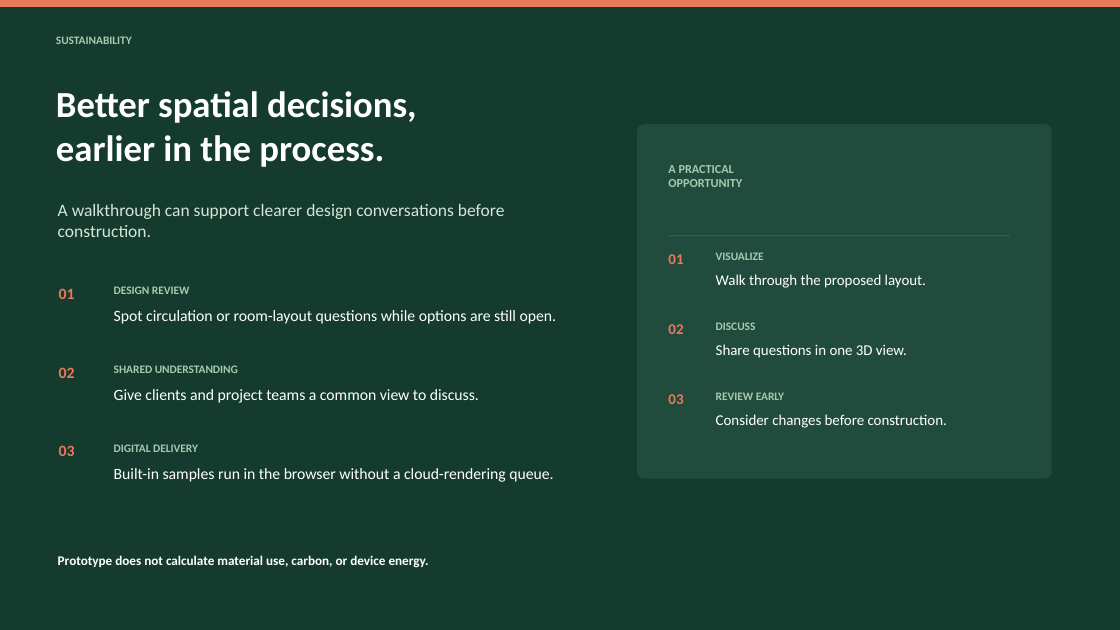
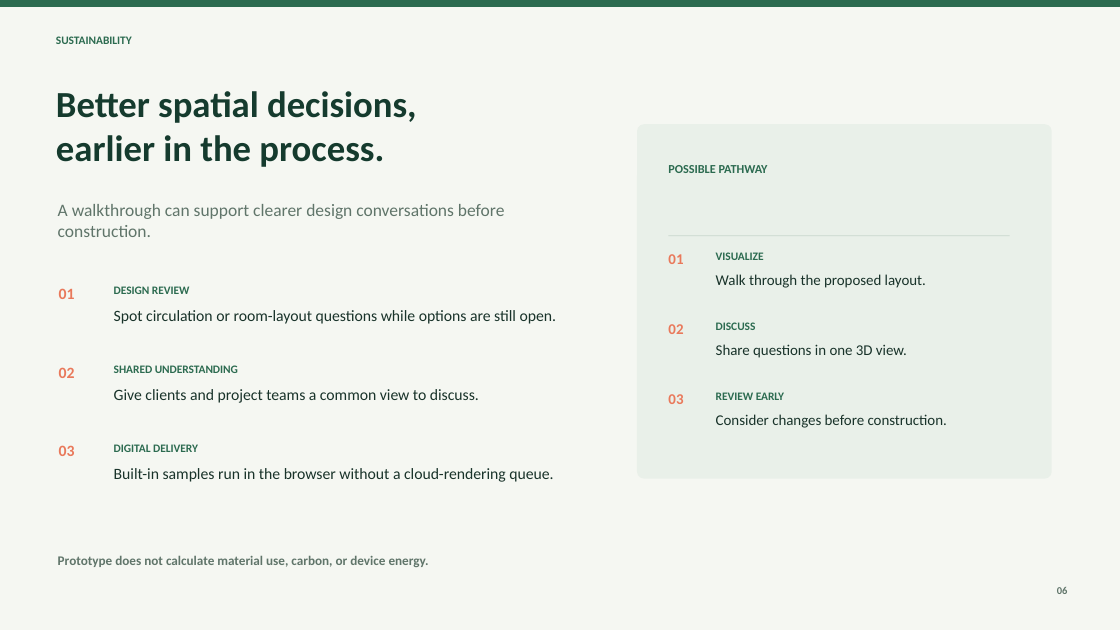
Before and after one commit to Deonjohny/Trishna-3D, a slide deck: slide 6 of public/Trishna 3D Pitch Deck.pptx. Drawn at 1120x630 pixels with LibreOffice and Linux fonts; fonts in the diff are those of the drawing. Boxes give left, top, right and bottom in pixels: in the first picture for what was removed or moved away, otherwise in the second. Text is boxed around its words. In the diff, an @@ line names an element or a change of style, - is before the commit and + after.

Commit message:
style: unify pitch deck color theme

```diff
--- a/public/Trishna 3D Pitch Deck.pptx
+++ b/public/Trishna 3D Pitch Deck.pptx
@@ background #153B2E to #F5F7F2 @@
@@ rectangle at bbox=[0, 0, 1120, 7]: fill #E9795B to #2C6B50 @@
@@ text "Better spatial decisions," at bbox=[56, 91, 417, 167]: text colour #FFFFFF to #153B2E @@
@@ rounded rectangle at bbox=[637, 124, 1052, 479]: fill #214C3D to #E9F0E9 @@
@@ text at bbox=[668, 165, 768, 173]: text changed; text colour #A8C9B0 to #2C6B50 @@
-A PRACTICAL
-OPPORTUNITY
+POSSIBLE PATHWAY
@@ text "A walkthrough can support clearer ..." at bbox=[58, 204, 504, 237]: text colour #D5E5D8 to #60756A @@
@@ rectangle at bbox=[669, 235, 1010, 236]: fill #436A59 to #C8D6CC @@
@@ text colour #A8C9B0 to #2C6B50 in 7 elements at bbox=[56, 36, 132, 44], bbox=[114, 286, 190, 294], bbox=[114, 365, 238, 373], bbox=[114, 444, 198, 452], bbox=[716, 252, 764, 260], bbox=[716, 322, 756, 330], bbox=[716, 392, 784, 400] @@
@@ text colour #FFFFFF to #19332A in 6 elements at bbox=[114, 310, 557, 324], bbox=[114, 389, 479, 403], bbox=[114, 468, 553, 482], bbox=[716, 274, 926, 288], bbox=[716, 344, 907, 358], bbox=[716, 414, 947, 428] @@
@@ text "Prototype does not calculate material ..." at bbox=[58, 556, 429, 567]: text colour #FFFFFF to #60756A @@
@@ text added at bbox=[1057, 587, 1068, 594], 9 pt, text #60756A, bold @@
+06
```
Also in this commit, not shown: 5 other files.
